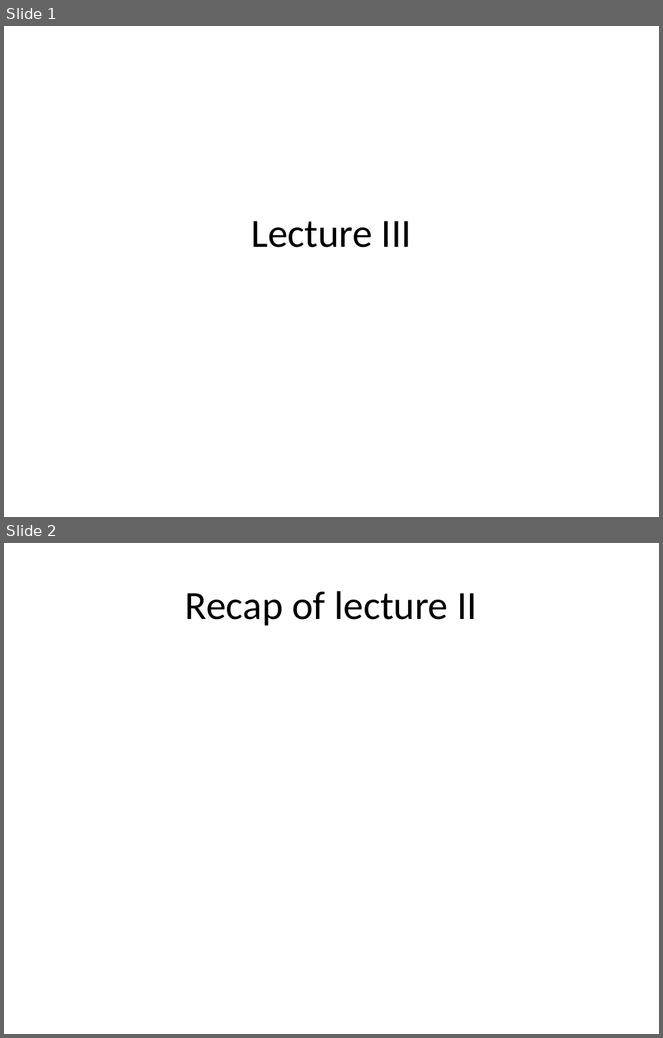
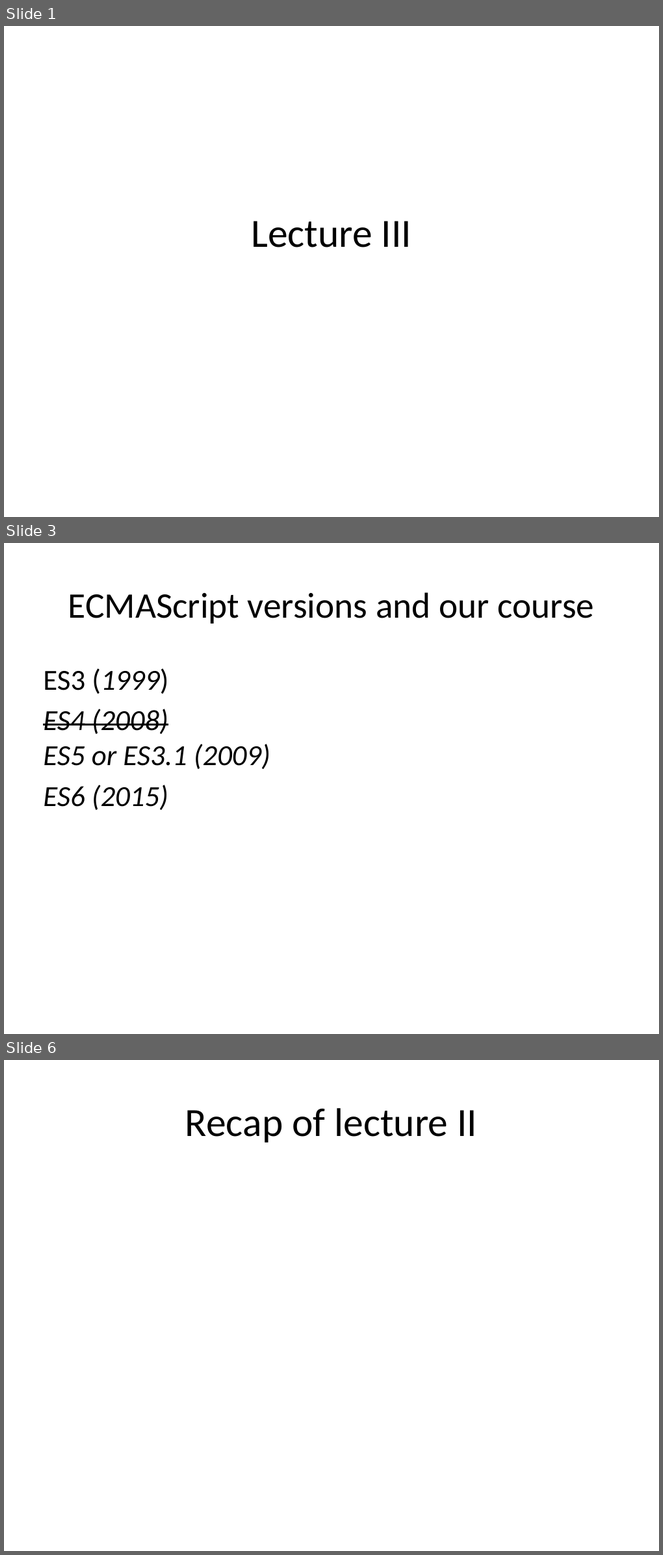
Before and after one commit to dzmitry-varabei/front-end-course, a slide deck: lecture-3-recap-scope/scope.pptx. Shown one above the other, each under a label of ours: slides 1 and 2 before the commit, slides 1, 3 and 6 after it; the slides between them are not shown. The pictures are 663x1038 and 663x1555 pixels, drawn with LibreOffice and Linux fonts; fonts in the diff are those of the drawing. Boxes give left, top, right and bottom in pixels: in the first picture for what was removed or moved away, otherwise in the second. Text is boxed around its words. In the diff, an @@ line names an element or a change of style, - is before the commit and + after.

```diff
--- a/lecture-3-recap-scope/scope.pptx
+++ b/lecture-3-recap-scope/scope.pptx
@@ slide 3 added at (4, 543, 659, 1034), background #FFFFFF @@
@@ title added at (68, 592, 595, 624), 39.6 pt, text #000000 @@
+ECMAScript versions and our course
@@ text added at (43, 668, 270, 810), 32 pt, text #000000, italic @@
+ES3 (1999)
+ES4 (2008)
+ES5 or ES3.1 (2009)
+ES6 (2015)
@@ what was slide 2 is now slide 6 @@
```
Also in this commit, not shown: 3 other slides added, 17 slides removed, 2 other files.
